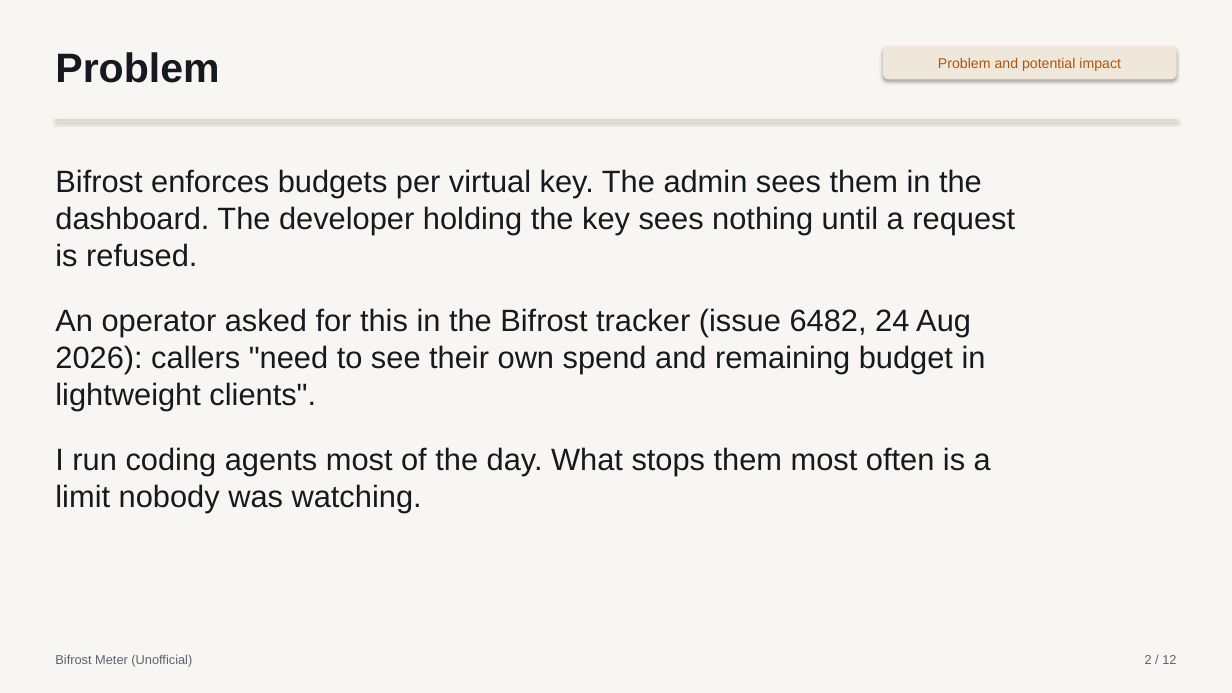
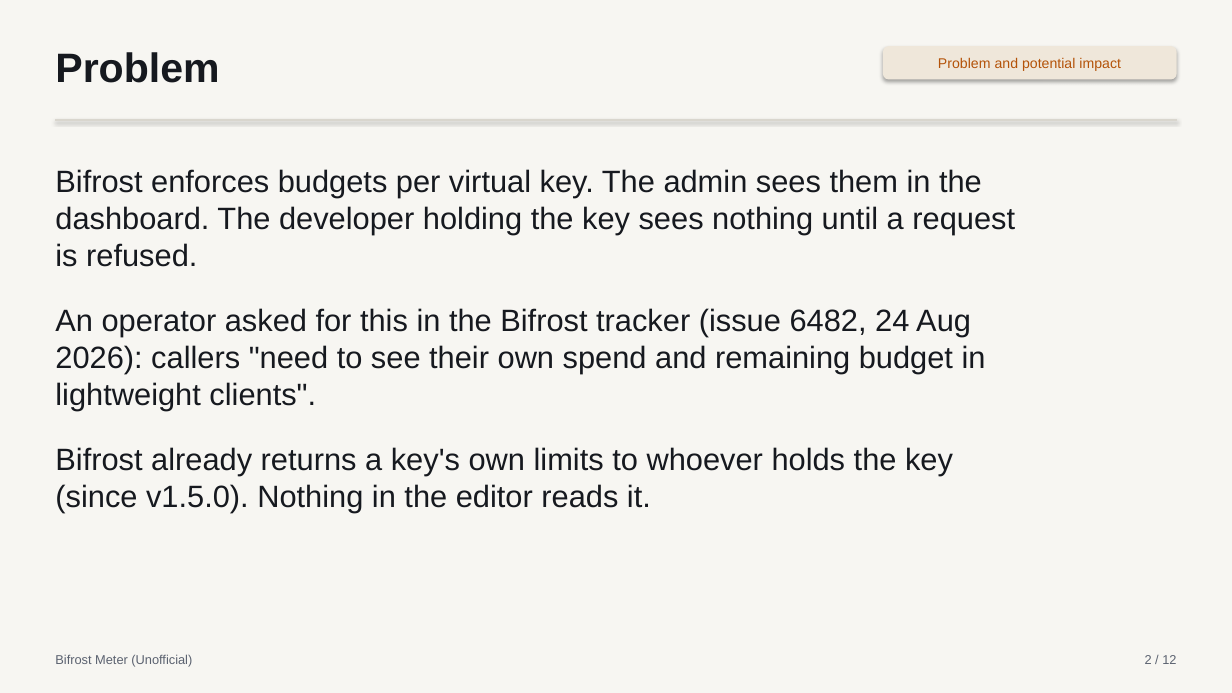
Before and after one commit to aimanmalib/bifrost-meter, a slide deck: slide 2 of deck/bifrost-meter.pptx. Drawn at 1232x693 pixels with LibreOffice and Linux fonts; fonts in the diff are those of the drawing. Boxes give left, top, right and bottom in pixels: in the first picture for what was removed or moved away, otherwise in the second. Text is boxed around its words. In the diff, an @@ line names an element or a change of style, - is before the commit and + after.

```diff
--- a/deck/bifrost-meter.pptx
+++ b/deck/bifrost-meter.pptx
@@ text at (55, 447, 953, 513): text changed @@
-I run coding agents most of the day. What stops them most often is a limit nobody was watching.
+Bifrost already returns a key's own limits to whoever holds the key (since v1.5.0). Nothing in the editor reads it.
```
Also in this commit, not shown: 6 other slides changed, 1 slide added, 1 slide removed, 2 other files.
